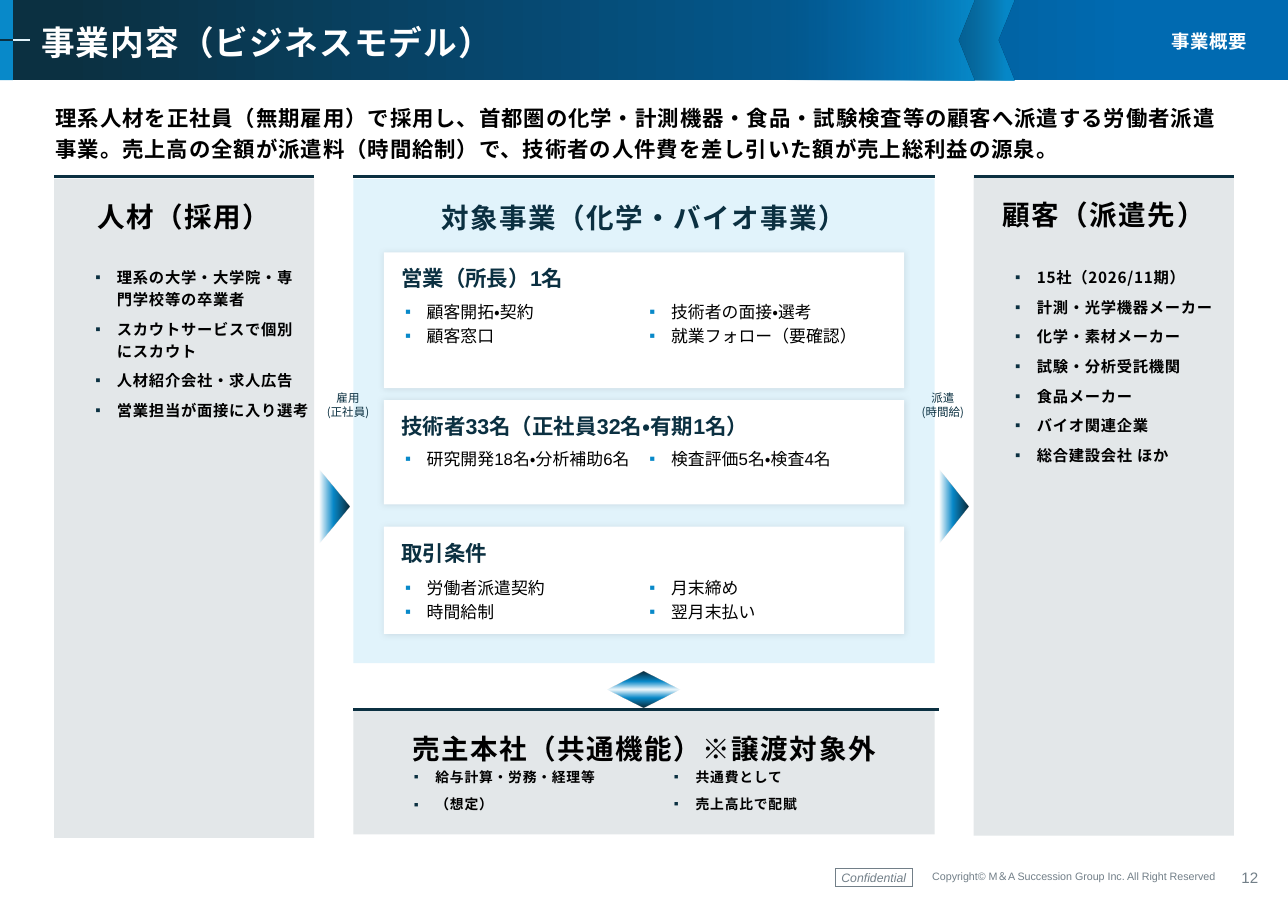
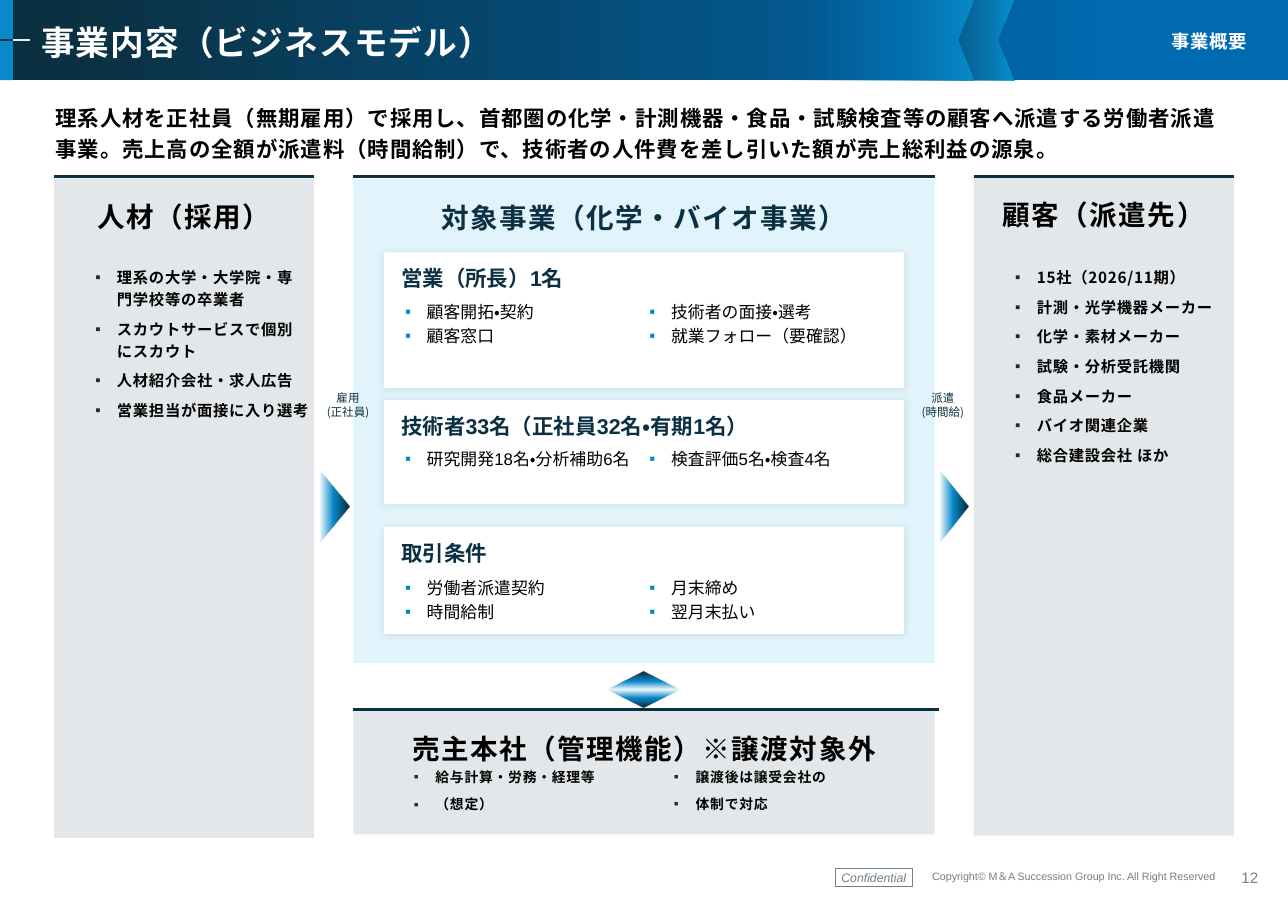
Before and after one commit to keisuketagaito/github-1st, a slide deck: slide 13 of ジャパニアス株式会社_化学バイオ事業/企業概要書_ジャパニアス化学バイオ事業_261125.pptx. Drawn at 1288x911 pixels with LibreOffice and Linux fonts; fonts in the diff are those of the drawing; background and template pictures are left out. Boxes give left, top, right and bottom in pixels: in the first picture for what was removed or moved away, otherwise in the second. Text is boxed around its words. In the diff, an @@ line names an element or a change of style, - is before the commit and + after.

```diff
--- a/ジャパニアス株式会社_化学バイオ事業/企業概要書_ジャパニアス化学バイオ事業_261125.pptx
+++ b/ジャパニアス株式会社_化学バイオ事業/企業概要書_ジャパニアス化学バイオ事業_261125.pptx
@@ text in rectangle at <box>412,735,875,762</box>: text changed @@
-売主本社（共通機能）※譲渡対象外
+売主本社（管理機能）※譲渡対象外
@@ text at <box>696,770,826,811</box>: text changed @@
-▪ 共通費として
-▪ 売上高比で配賦
+▪ 譲渡後は譲受会社の
+▪ 体制で対応
```
Also in this commit, not shown: 9 other slides changed, 5 other files.
